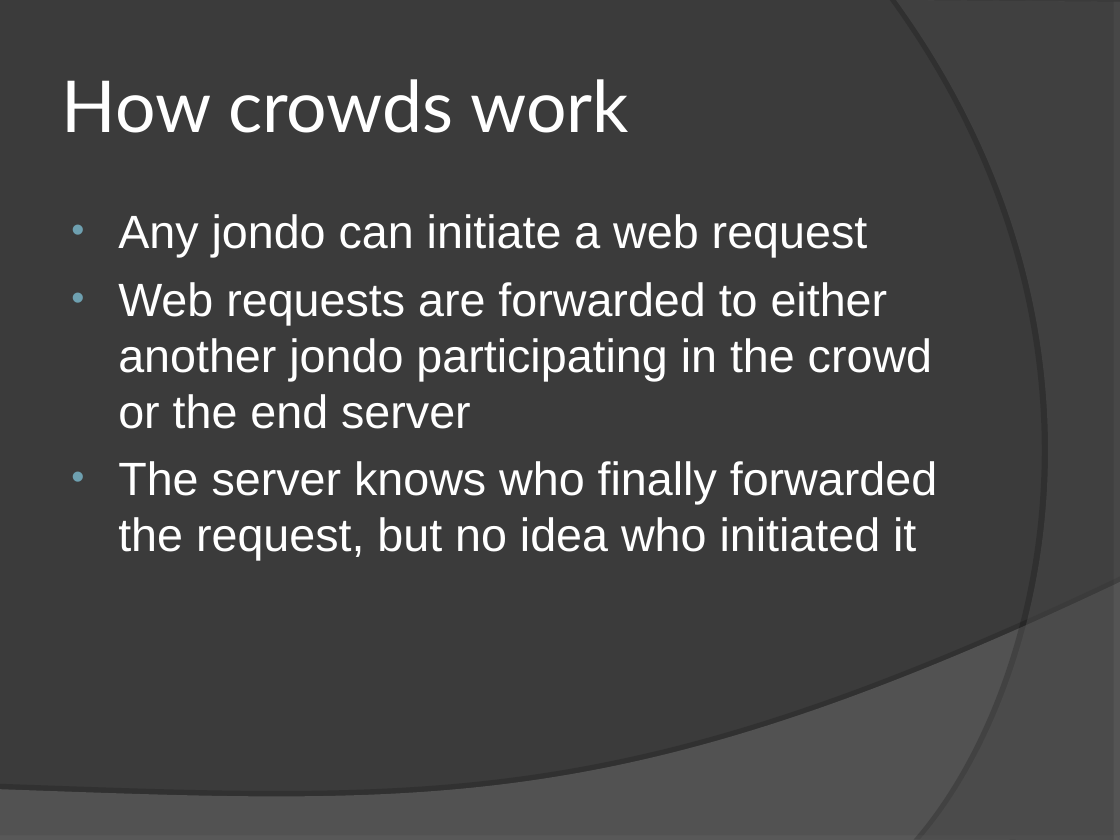
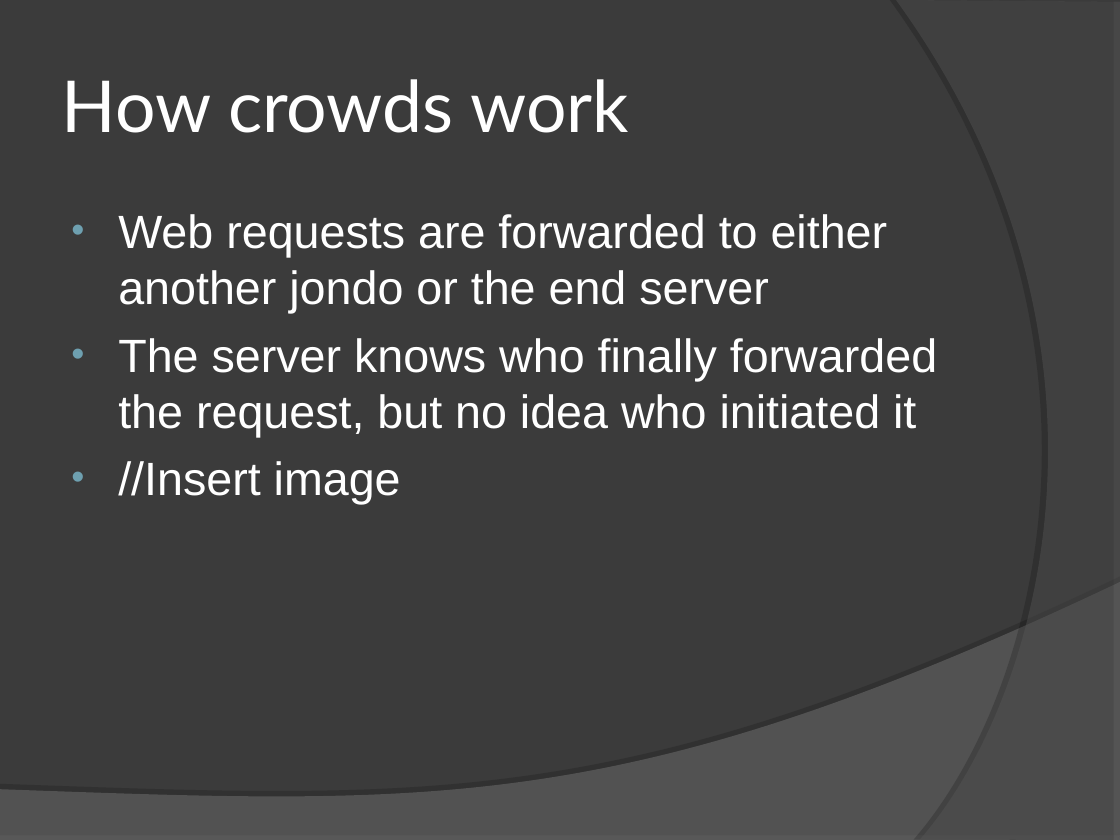
Before and after one commit to jvc11/CrowdsSim, a slide deck: slide 4 of Crowds_YannLindseyJoe.ppt (slide 3 before the commit). Drawn at 1120x840 pixels with LibreOffice and Linux fonts; fonts in the diff are those of the drawing. Boxes give left, top, right and bottom in pixels: in the first picture for what was removed or moved away, otherwise in the second. Text is boxed around its words. In the diff, an @@ line names an element or a change of style, - is before the commit and + after.

```diff
--- a/Crowds_YannLindseyJoe.ppt
+++ b/Crowds_YannLindseyJoe.ppt
@@ text at bbox=[118, 214, 888, 313]: text changed @@
-• Any jondo can initiate a web request
-• Web requests are forwarded to either another jondo participating in the crowd or the end server
+• Web requests are forwarded to either another jondo or the end server
@@ text at bbox=[118, 461, 401, 504]: paragraph added @@
+• //Insert image
```
Also in this commit, not shown: 4 other slides changed, 8 slides added, 3 slides removed, 1 other file.
